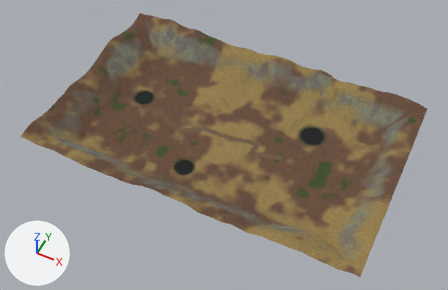
Renders of the glTF model Engine/O3DE/DarkArisen/Assets/Art/Models/SM_Art_Terrain_L_TheNorthernOath.gltf from each side of a commit.
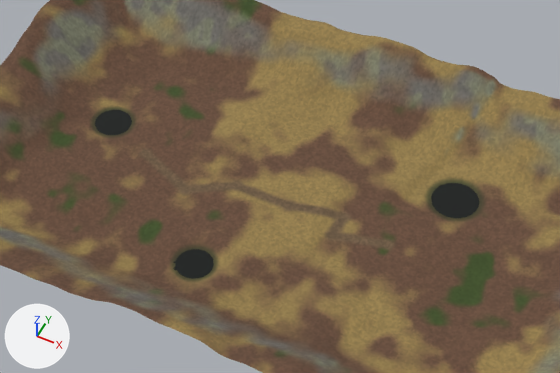
Each version appears first whole from a 50 mm camera at (89.0, -259.0, 316.0) aimed at (-37.0, -9.0, 3.0), and next in a close-up on the part from 20% to 81% of the width and 13% to 76% of the height. Arrows for +X, +Y and +Z are at lower left; the lights stay in place. The last two pictures show the newer version.

The first close-up shows 'SM_Art_Terrain_L_TheNorthernOath'.
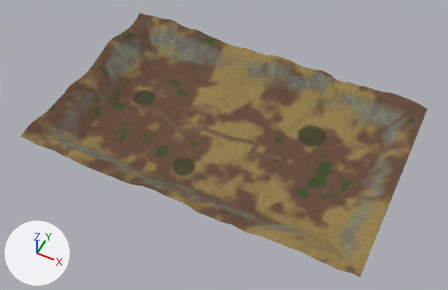
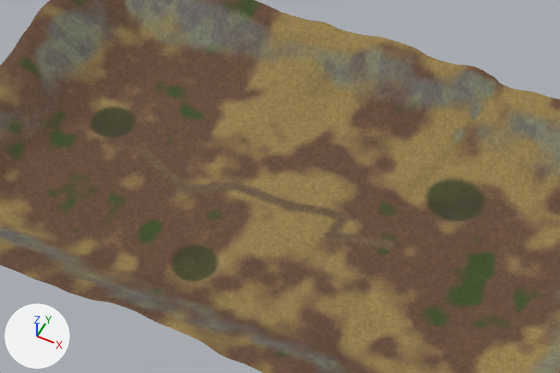
What the commit changed:
me_sm_art_terrain_l_thenorthernoath is used by ob_sm_art_terrain_l_thenorthernoath; location (0.0, 0.0, 0.0).
me_sm_art_terrain_l_thenorthernoath had 8787 vertices, 17104 faces and spanned x -152.0..78.0, y -74.0..74.0, z -2.0..22.0.
me_sm_art_terrain_l_thenorthernoath now has 8700 vertices, 17020 faces and spans x -152.0..78.0, y -74.0..74.0, z -2.0..22.0.
me_sm_art_terrain_l_thenorthernoath part 1: the loose piece of 29 vertices spanning x -118.0..-103.0, y 1.0..16.0, z 1.0 is deleted.
me_sm_art_terrain_l_thenorthernoath part 2: the loose piece of 29 vertices spanning x 3.0..22.0, y 21.0..39.0, z -2.0 is deleted.
me_sm_art_terrain_l_thenorthernoath part 3: the loose piece of 29 vertices spanning x -59.0..-45.0, y -43.0..-29.0, z 1.0 is deleted.
me_sm_art_terrain_l_thenorthernoath no longer uses material mat_m_art_pondwater (black #030a06).

Pixel boxes [x1, y1, x2, y2] of what changed, in the close-ups (560 x 373 px):
part 1 of me_sm_art_terrain_l_thenorthernoath, deleted (black)
    before: [95, 110, 132, 135]
part 2 of me_sm_art_terrain_l_thenorthernoath, deleted (black)
    before: [431, 183, 479, 218]
part 3 of me_sm_art_terrain_l_thenorthernoath, deleted (black)
    before: [173, 249, 214, 279]
